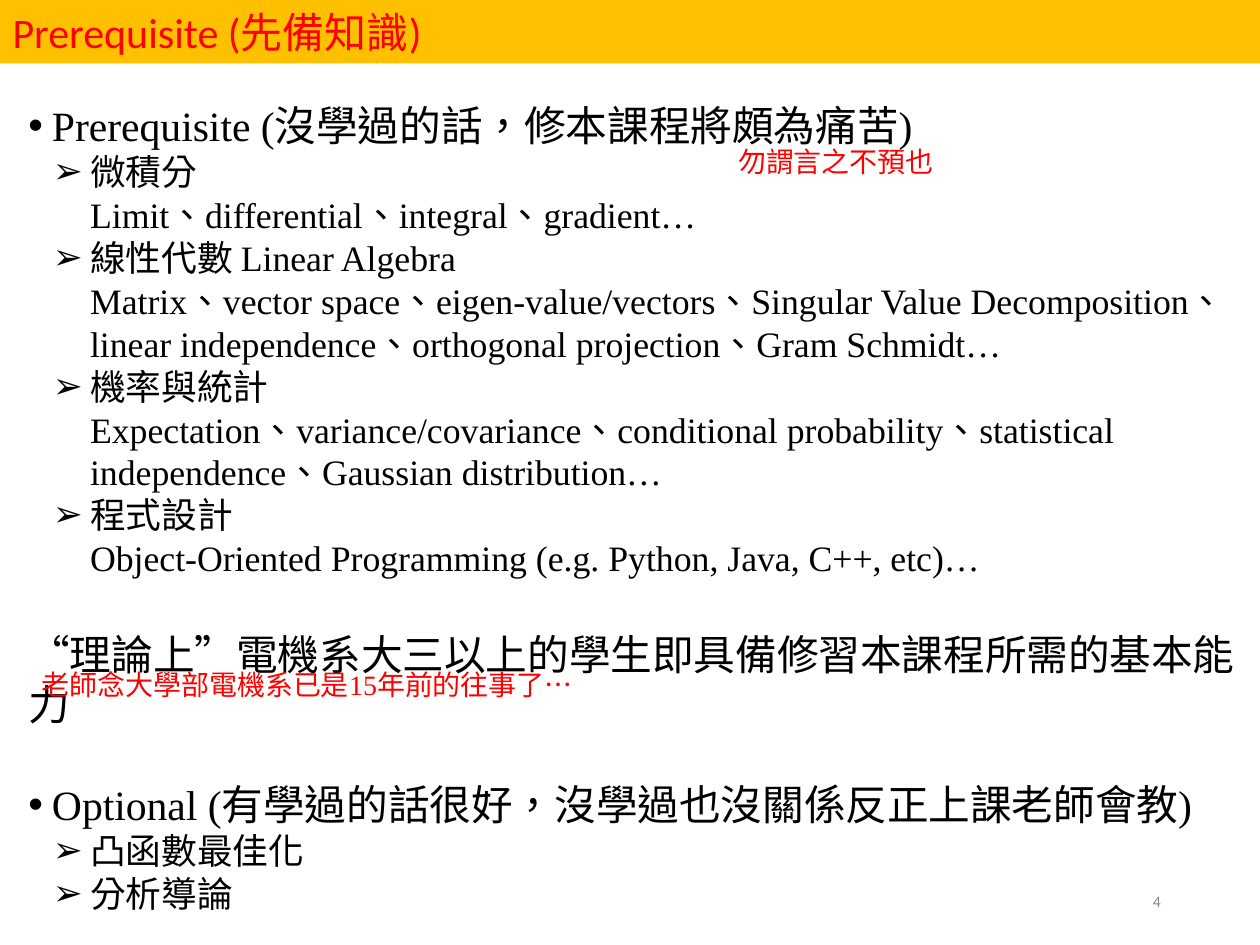
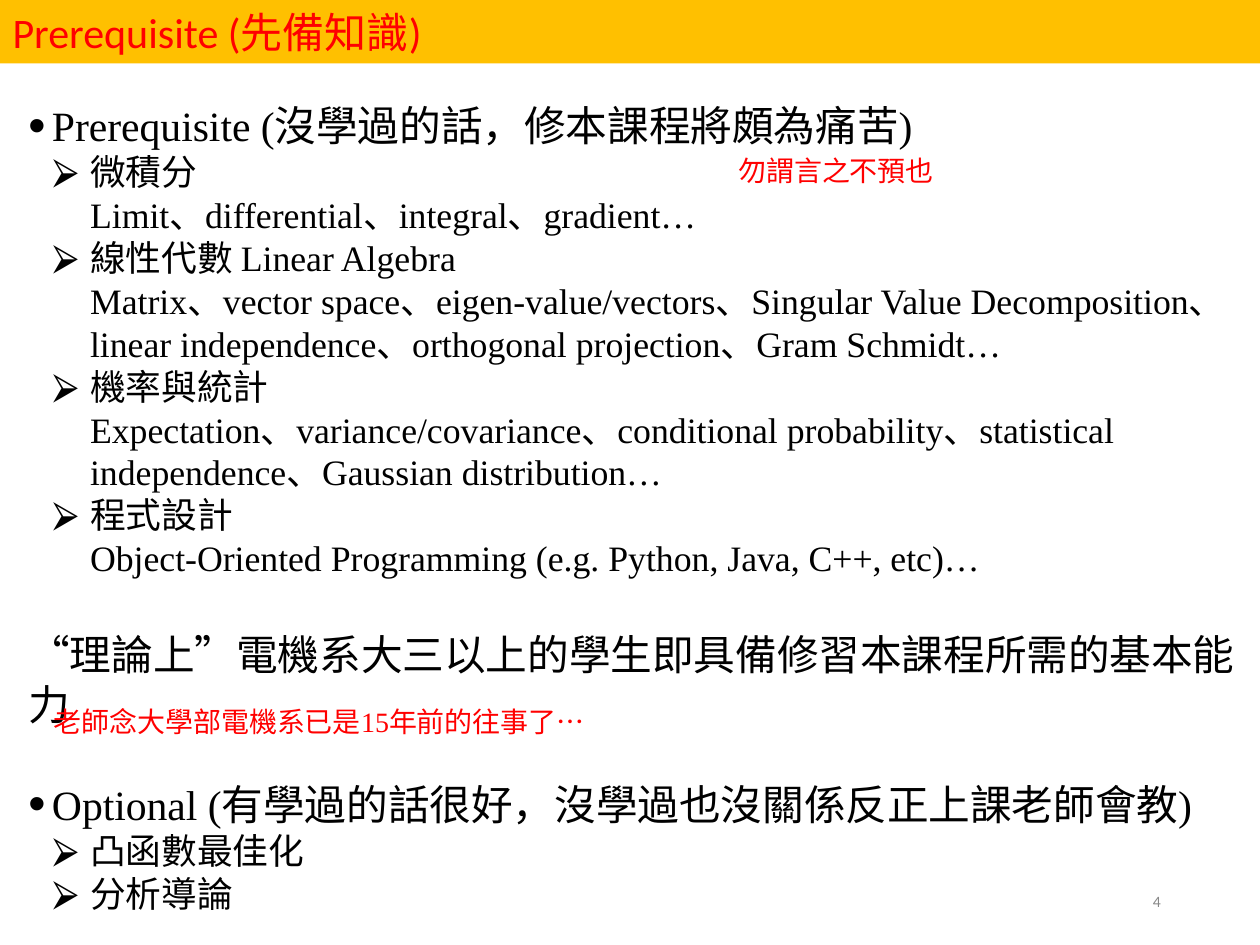
Before and after one commit to ntueemlta2024/ntueemlta2024.github.io, a slide deck: slide 4 of slides/week1/ML syllabus (113-1).pptx. Drawn at 1260x945 pixels with LibreOffice and Linux fonts; fonts in the diff are those of the drawing. Boxes give left, top, right and bottom in pixels: in the first picture for what was removed or moved away, otherwise in the second. Text is boxed around its words. In the diff, an @@ line names an element or a change of style, - is before the commit and + after.

```diff
--- a/slides/week1/ML syllabus (113-1).pptx
+++ b/slides/week1/ML syllabus (113-1).pptx
@@ text at box(52, 109, 1225, 910): bullet ➢ to ⮚ @@
@@ text "勿謂言之不預也": place and size @@
-text "勿謂言之不預也" at box(738, 145, 933, 175)
+text "勿謂言之不預也" at box(738, 157, 933, 184)
@@ text "老師念大學部電機系已是15年前的往事了…" rewrapped from box(42, 667, 572, 703) to box(54, 704, 584, 735) @@
```
Also in this commit, not shown: 5 other slides changed, 1 other file.
